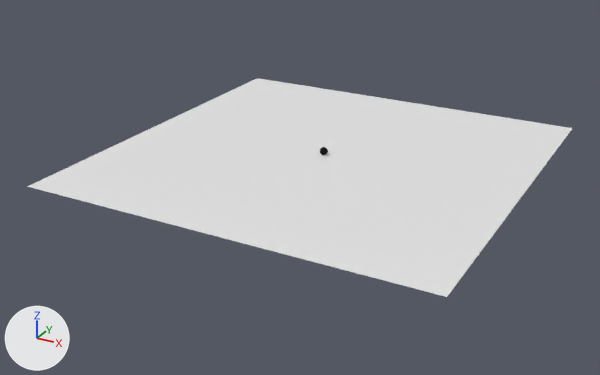
One commit to the Blender file BlenderPlugin/Blender_Script/01-必装/addons/操作模式/饼菜单/调用/资源/地面.blend: the scene before it, then after it.
Before and after are seen from a 50 mm camera at (88.0, -172.2, 75.8) aimed at (-3.4, -6.0, -7.3). The axes (+X, +Y, +Z) are drawn at lower left. The lights are the same throughout. The picture after the commit comes second.

The first picture shows '地面', '材质'.
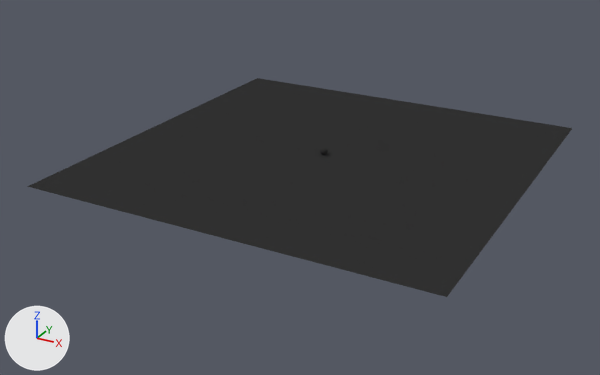
Where the change shows, as pixel boxes [x1, y1, x2, y2] in the pictures (600 x 375 px):
'地面', surface changed, recoloured (white to black): [27, 78, 572, 297] in both
'材质', surface changed: [320, 147, 328, 155] in both

The change, as a list of edits to the scene's bpy script:
```text
Change mat_地面:
    where n10 = _N.new('ShaderNodeMix'); n10.name = 'Mix'
    n10.inputs[6].default_value: (0.01, 0.01, 0.01, 1.0) -> (0.0331, 0.0331, 0.0331, 1.0)  # 'A', black #191919 -> 'A', dark grey #333333
Change me_plane_004:
    where me_plane_004.from_pydata(...)  # 4 vertices, 1 face; spans x -50.0..50.0, y -50.0..50.0, z 0.0
    add me_plane_004.materials.append(mat_地面)
```
